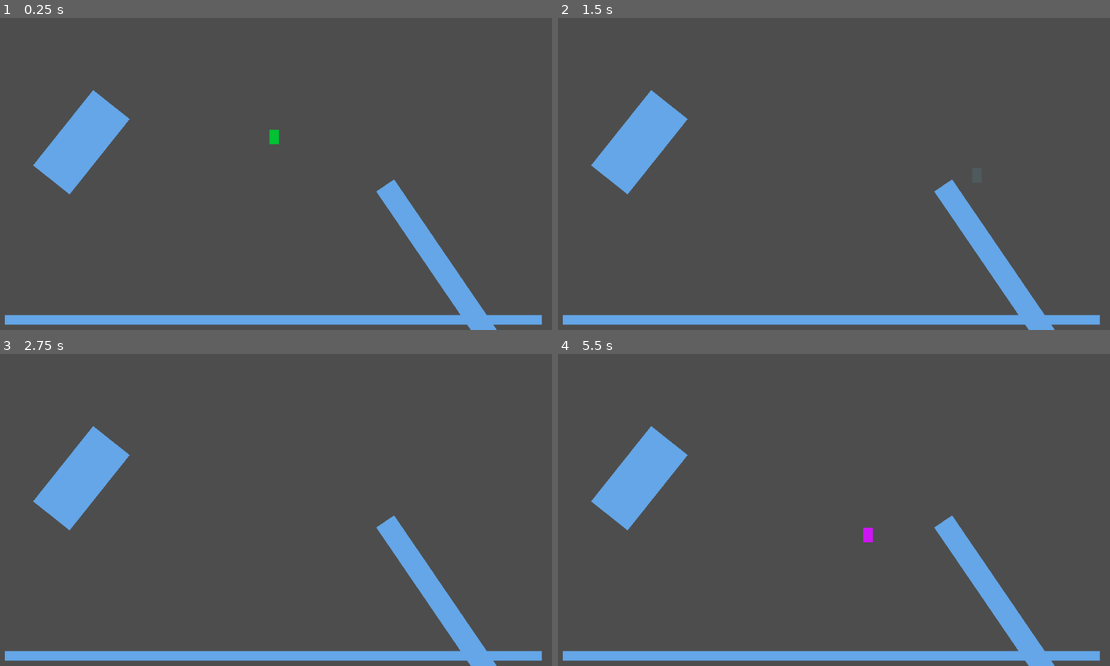
Above: before the commit, frames 1-4 (two rows, left to right).
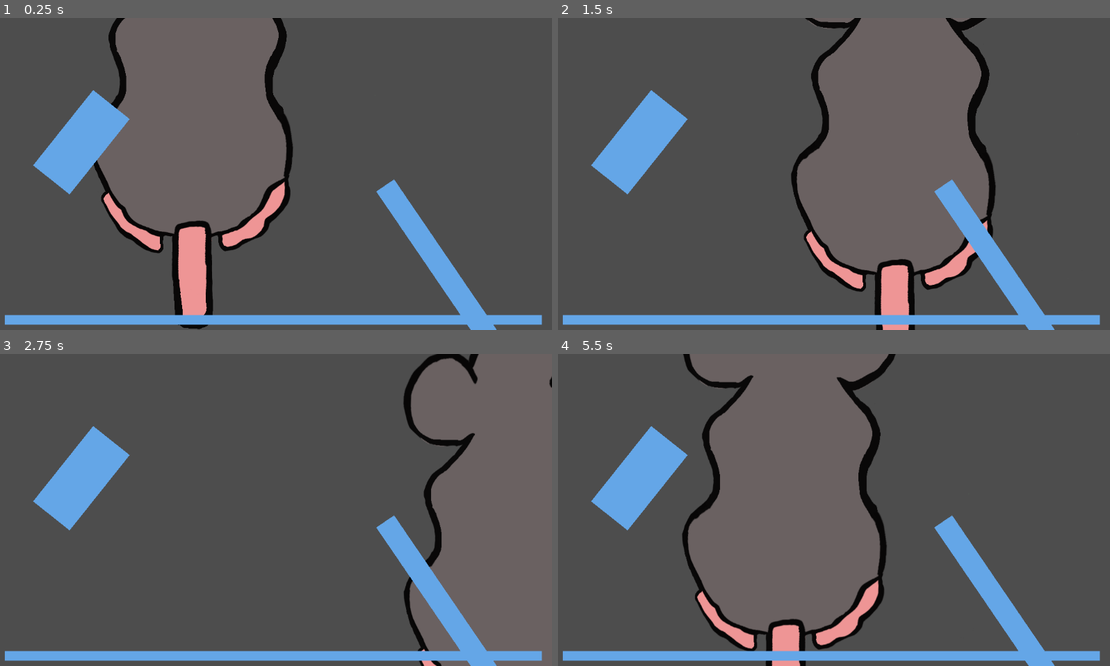
Above: after the commit, the same moments.

Repository: WellHatchedOne/sea-np-gmtk2024
Game: Godot game, scene res://Max/maxs_main.tscn
The game is run twice, just before and just after one commit, with the same random seed, the same clock (stepped at 60 frames per second) and the same inputs. This scene is started directly instead of the project's main scene.
Inputs:
- Up to frame 1 (0.25 s): no input
- Up to frame 2 (1.5 s): tap Enter at 0.5 s; hold D (move_right) 0.53-1.28 s; hold Space (change_color) 0.53-1.28 s; hold S (move_down) from 1.28 s (still down); tap Space (change_color) at 1.35 s
- Up to frame 3 (2.75 s): release S (move_down) at 2.03 s; hold D (move_right) from 2.03 s (still down); hold Space (change_color) from 2.03 s (still down)
- Up to frame 4 (5.5 s): release D (move_right) at 2.78 s; release Space (change_color) at 2.78 s; hold W (move_up) 2.78-3.53 s; tap Space (change_color) at 2.85, 4.35 s; hold Space (change_color) 3.53-4.28 s; hold A (move_left) 3.53-5.03 s; hold S (move_down) from 5.03 s (still down); hold Space (change_color) from 5.03 s (still down)

The runs differ from the first frame. In frame 1, 24% of the frame differs, in the area x 17-54%, y 0-100%; in frame 2, 26%; in frame 3, 22%; in frame 4, 29%, in the area x 22-62%, y 0-100%.
Error after the commit: Attempt to call function 'stop' in base 'null instance' on a null instance. (res://Max/test_objects/test_movable_guy.gd:21)

Commit message:
Add Rat Scene (#6)

Diff:
--- a/Max/test_objects/test_movable_guy.gd
+++ b/Max/test_objects/test_movable_guy.gd
@@ -15,5 +15,16 @@
 	var input_direction := Input.get_vector("move_left", "move_right", "move_up", "move_down")
 	self.velocity = input_direction * speed;
 
+	if velocity.length() > 0:
+		$AnimatedSprite2D.play()
+	else:
+		$AnimatedSprite2D.stop()
+
+	if velocity.x != 0:
+		$AnimatedSprite2D.flip_v = false
+		$AnimatedSprite2D.flip_h = velocity.x < 0
+	elif velocity.y != 0:
+		$AnimatedSprite2D.flip_v = velocity.y > 0
+
 func change_color() -> void:
 	$ColorRect.color = Color(randf(), randf(), randf())
--- a/Max/test_objects/test_movable_guy.tscn
+++ b/Max/test_objects/test_movable_guy.tscn
@@ -1,12 +1,12 @@
-[gd_scene load_steps=3 format=3 uid="uid://dhvqt2giyunf4"]
+[gd_scene load_steps=4 format=3 uid="uid://dhvqt2giyunf4"]
 
 [ext_resource type="Script" path="res://Max/test_objects/test_movable_guy.gd" id="1_g87px"]
+[ext_resource type="Texture2D" uid="uid://x5jm4j22h8qy" path="res://assets/base_rat_up1.png" id="2_vncyw"]
 
 [sub_resource type="CapsuleShape2D" id="CapsuleShape2D_xbmso"]
 
 [node name="TestMovableGuy" type="CharacterBody2D"]
 script = ExtResource("1_g87px")
-speed = null
 
 [node name="ColorRect" type="ColorRect" parent="."]
 offset_left = -10.0
@@ -17,3 +17,6 @@
 
 [node name="CollisionShape2D" type="CollisionShape2D" parent="."]
 shape = SubResource("CapsuleShape2D_xbmso")
+
+[node name="Sprite2D" type="Sprite2D" parent="."]
+texture = ExtResource("2_vncyw")
--- a/main.tscn
+++ b/main.tscn
@@ -1,11 +1,13 @@
-[gd_scene load_steps=5 format=3 uid="uid://b83gut5er6mu8"]
+[gd_scene load_steps=4 format=3 uid="uid://b83gut5er6mu8"]
 
+[ext_resource type="PackedScene" uid="uid://b32e7nkyfmr3k" path="res://rat.tscn" id="1_3brr1"]
 [ext_resource type="PackedScene" uid="uid://cffbki6irx1rr" path="res://Max/test_objects/test_floor.tscn" id="1_okr4v"]
-[ext_resource type="PackedScene" uid="uid://dhvqt2giyunf4" path="res://Max/test_objects/test_movable_guy.tscn" id="2_n6nq3"]
-[ext_resource type="PackedScene" uid="uid://dt4shxytxampe" path="res://Davis/Entities/Characters/test_damagable_guy.tscn" id="3_fuxct"]
-[ext_resource type="Script" path="res://Davis/Entities/Characters/test_damagable_guy.gd" id="3_nt20b"]
+[ext_resource type="Script" path="res://Max/test_objects/test_movable_guy.gd" id="2_1ui3v"]
+[node name="Main" type="Node2D"]
 
-[node name="Main" type="Node2D"]
+[node name="rat" parent="." instance=ExtResource("1_3brr1")]
+position = Vector2(594, 417)
+script = ExtResource("2_1ui3v")
 
 [node name="TestFloor" parent="." instance=ExtResource("1_okr4v")]
 position = Vector2(918, 512)
--- /dev/null
+++ b/rat.tscn
@@ -0,0 +1,32 @@
+[gd_scene load_steps=5 format=3 uid="uid://b32e7nkyfmr3k"]
+
+[ext_resource type="Texture2D" uid="uid://x5jm4j22h8qy" path="res://assets/base_rat_up1.png" id="1_3myic"]
+[ext_resource type="Texture2D" uid="uid://qdwxwhxiljen" path="res://assets/base_rat_up2.png" id="2_ret74"]
+[ext_resource type="Texture2D" uid="uid://ckgjakvxygkso" path="res://assets/base_rat_up3.png" id="3_se12w"]
+
+[sub_resource type="SpriteFrames" id="SpriteFrames_pedtu"]
+animations = [{
+"frames": [{
+"duration": 1.0,
+"texture": ExtResource("1_3myic")
+}, {
+"duration": 1.0,
+"texture": ExtResource("2_ret74")
+}, {
+"duration": 1.0,
+"texture": ExtResource("3_se12w")
+}],
+"loop": true,
+"name": &"up",
+"speed": 5.0
+}]
+
+[node name="rat" type="CharacterBody2D"]
+
+[node name="AnimatedSprite2D" type="AnimatedSprite2D" parent="."]
+position = Vector2(14, 21)
+scale = Vector2(0.1, 0.1)
+sprite_frames = SubResource("SpriteFrames_pedtu")
+animation = &"up"
+frame = 2
+frame_progress = 0.770516
Binary file added: assets/base_rat_up1.png
Not shown, added: assets/base_rat_up1.png.import
Binary file added: assets/base_rat_up2.png
Not shown, added: assets/base_rat_up2.png.import
Binary file added: assets/base_rat_up3.png
Not shown, added: assets/base_rat_up3.png.import
